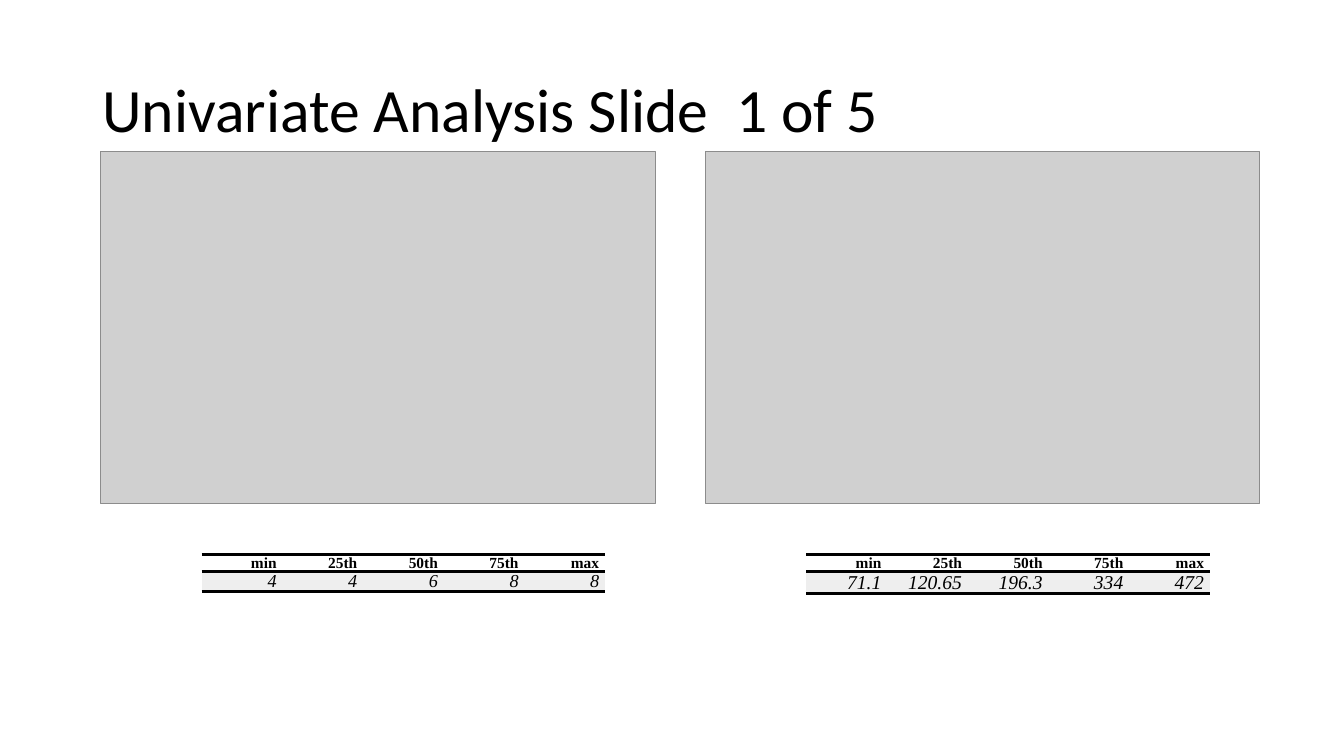
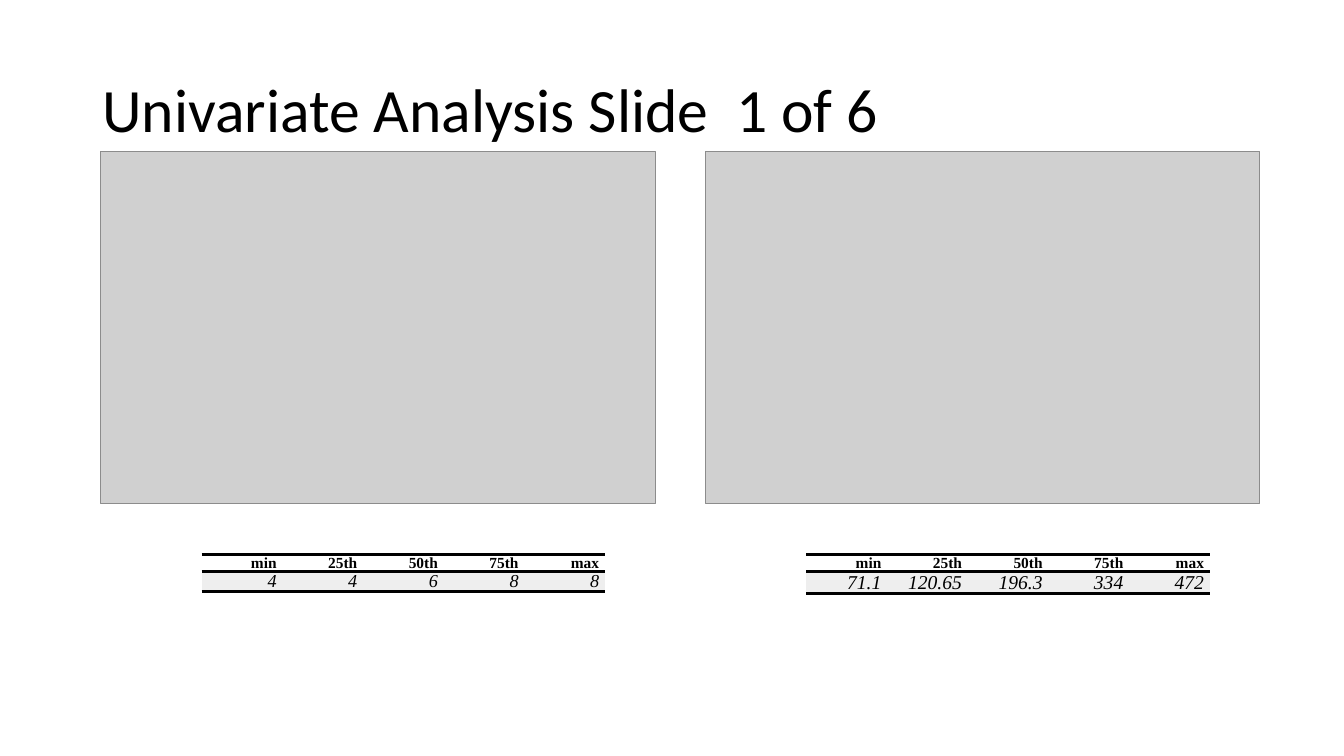
Before and after one commit to chris-billingham/R_code, a slide deck: slide 3 of Shinydashboard/titanic_exp_report.pptx. Drawn at 1344x756 pixels with LibreOffice and Linux fonts; fonts in the diff are those of the drawing; grey boxes stand for pictures. Boxes give left, top, right and bottom in pixels: in the first picture for what was removed or moved away, otherwise in the second. Text is boxed around its words. In the diff, an @@ line names an element or a change of style, - is before the commit and + after.

```diff
--- a/Shinydashboard/titanic_exp_report.pptx
+++ b/Shinydashboard/titanic_exp_report.pptx
@@ title at [102, 89, 877, 142]: text changed @@
-Univariate Analysis Slide 1 of 5
+Univariate Analysis Slide 1 of 6
```
Also in this commit, not shown: 9 other slides changed, 2 slides added, 5 other files.
